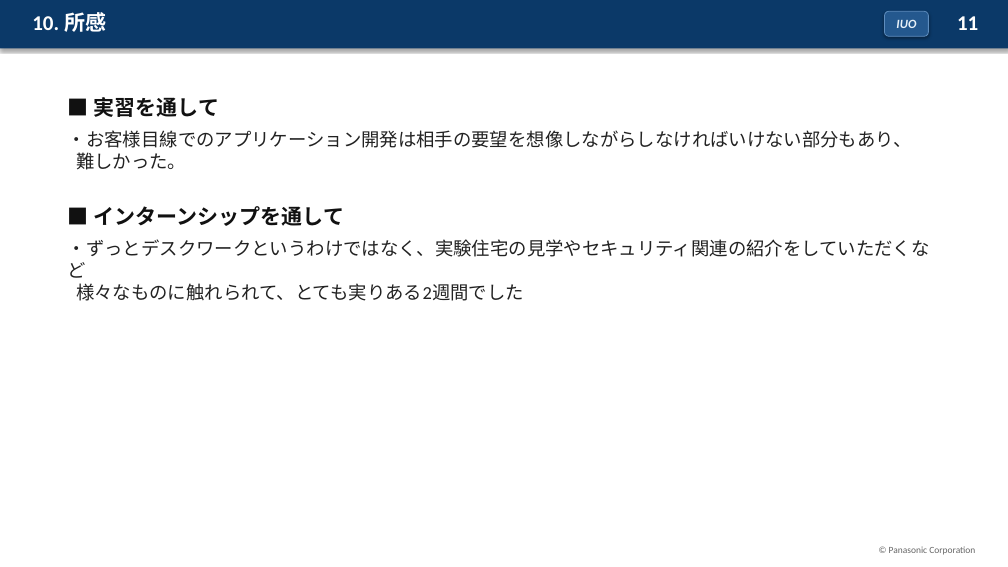
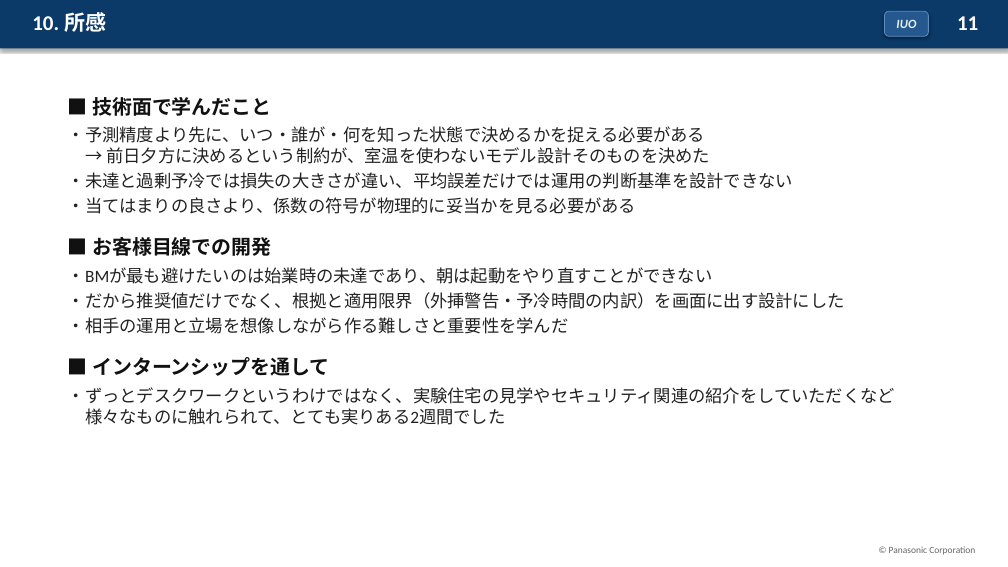
Before and after one commit to koshikai/koshikai, a slide deck: slide 11 of public/slides/hvac-precooling-slides.pptx. Drawn at 1008x567 pixels with LibreOffice and Linux fonts; fonts in the diff are those of the drawing. Boxes give left, top, right and bottom in pixels: in the first picture for what was removed or moved away, otherwise in the second. Text is boxed around its words. In the diff, an @@ line names an element or a change of style, - is before the commit and + after.

```diff
--- a/public/slides/hvac-precooling-slides.pptx
+++ b/public/slides/hvac-precooling-slides.pptx
@@ text at (68,97,845,334): text changed; size 17.5 to 16.5 pt @@
-■ 実習を通して
-・お客様目線でのアプリケーション開発は相手の要望を想像しながらしなければいけない部分もあり、
-難しかった。
+■ 技術面で学んだこと
+・予測精度より先に、いつ・誰が・何を知った状態で決めるかを捉える必要がある
+→ 前日夕方に決めるという制約が、室温を使わないモデル設計そのものを決めた
+・未達と過剰予冷では損失の大きさが違い、平均誤差だけでは運用の判断基準を設計できない
+・当てはまりの良さより、係数の符号が物理的に妥当かを見る必要がある
+■ お客様目線での開発
+・BMが最も避けたいのは始業時の未達であり、朝は起動をやり直すことができない
+・だから推奨値だけでなく、根拠と適用限界（外挿警告・予冷時間の内訳）を画面に出す設計にした
+・相手の運用と立場を想像しながら作る難しさと重要性を学んだ
@@ text at (68,357,895,425): size 20 to 19 pt in "■ インターンシップを通して"; size 17.5 to 16.5 pt in "・ずっとデスクワークというわけではなく、実験住宅の見学やセキュリティ関連の紹介をしていただくなど 様々なものに触れられて ..."; less space between paragraphs @@
```
Also in this commit, not shown: 5 other slides changed, 2 other files.
